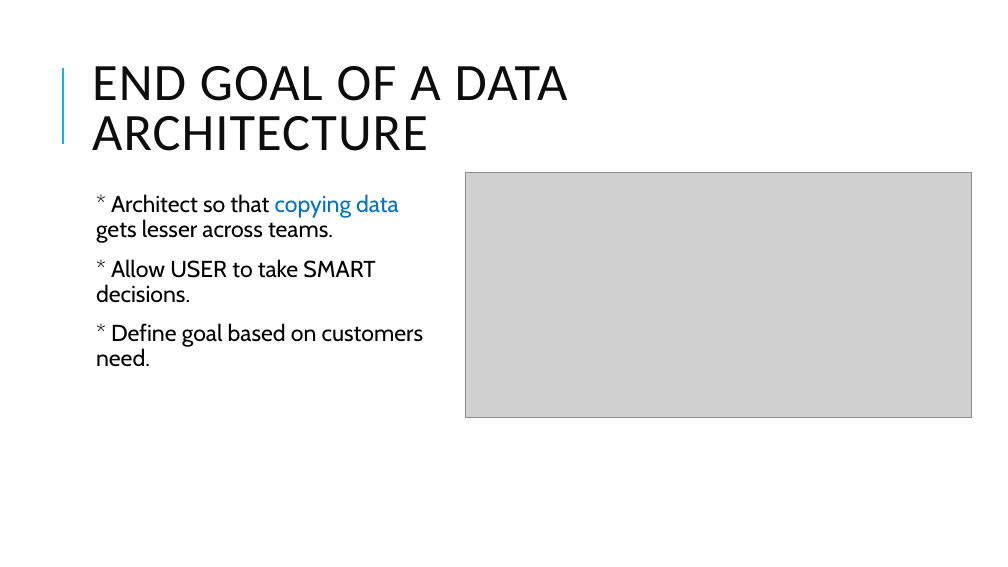
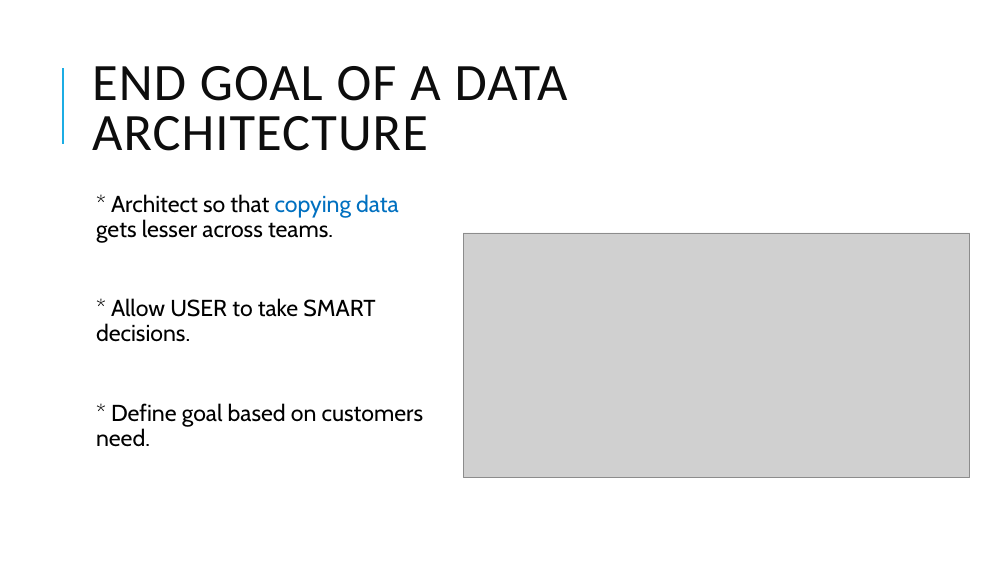
Before and after one commit to dinesarun/common, a slide deck: slide 23 of sessions/ChennaiAzureUserGroup/Snowflake_DW/Snowflake data warehouse.pptx (slide 15 before the commit). Drawn at 1008x567 pixels with LibreOffice and Linux fonts; fonts in the diff are those of the drawing; grey boxes stand for pictures. Boxes give left, top, right and bottom in pixels: in the first picture for what was removed or moved away, otherwise in the second. Text is boxed around its words. In the diff, an @@ line names an element or a change of style, - is before the commit and + after.

```diff
--- a/sessions/ChennaiAzureUserGroup/Snowflake_DW/Snowflake data warehouse.pptx
+++ b/sessions/ChennaiAzureUserGroup/Snowflake_DW/Snowflake data warehouse.pptx
@@ text "* Architect so that copying ..." rewrapped from (96,194,423,367) to (96,194,423,447) @@
@@ picture: place and size @@
-picture at (465,172,972,417)
+picture at (464,233,970,478)
```
Also in this commit, not shown: 8 other slides changed, 10 slides added, 2 slides removed.
